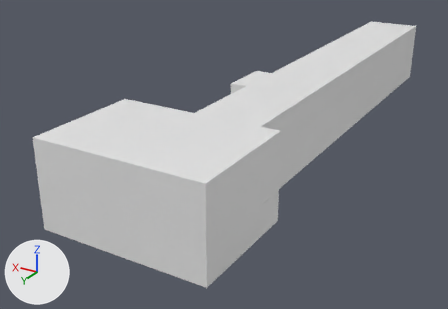
The Blender file Assets/Models/Basement/Basement.blend, before and after one commit.
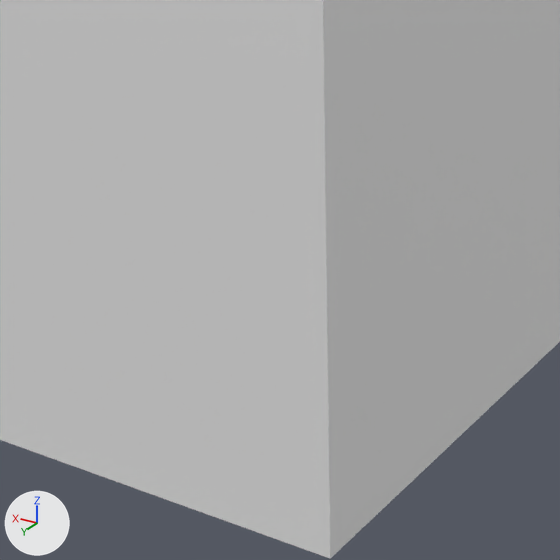
Old and new are each drawn whole from a camera (50 mm lens) standing at (-17.3, 38.8, 17.1) and looking at (5.0, 1.7, -1.4) and again close up on the part from 39% to 51% of the width and 76% to 93% of the height. Arrows for +X, +Y and +Z are at lower left; the lights stay in place.

The older version as bpy lines, for what is in view:
```python
me_cube_001 = bpy.data.meshes.new('Cube.001')
me_cube_001.from_pydata(...)  # 44 vertices, 24 faces; spans x -4.2..6.3, y -23.7..18.5, z -1.0..5.4
ob_basementwalls = bpy.data.objects.new('BasementWalls', me_cube_001)
ob_basementwalls.location = (0.0, 0.0, 0.0)
```
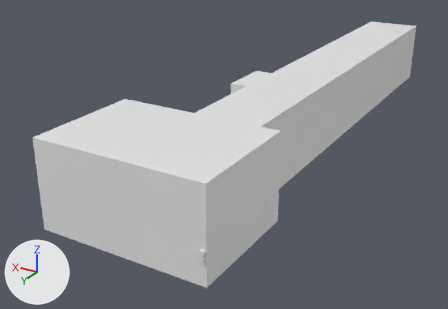
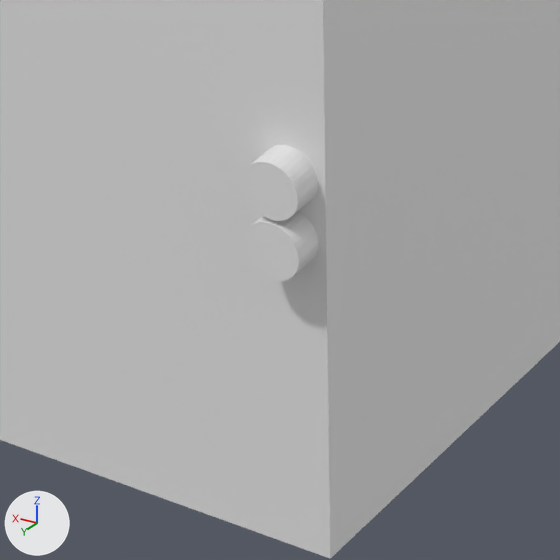
Changed parts and their boxes (x1, y1, x2, y2) in the close-ups (560 x 560 px):
'Cylinder', added: after (242, 145, 318, 221)
'Cylinder.001', added: after (244, 210, 319, 281)

Edits to the bpy script that builds the scene:
```text
Add me_cylinder:
    me_cylinder.from_pydata(...)  # 144 vertices, 218 faces; spans x -0.1..0.1, y -0.1..0.1, z -0.1..0.105
Add ob_cylinder:
    ob_cylinder = bpy.data.objects.new('Cylinder', me_cylinder)
    ob_cylinder.location = (-4.021, 18.557, 1.9)
    ob_cylinder.rotation_euler = (1.571, 0.0, 0.0)  # degrees (90, 0, 0)
    ob_cylinder.scale = (1.4, 1.4, 1.0)
Add ob_cylinder_001:
    ob_cylinder_001 = bpy.data.objects.new('Cylinder.001', me_cylinder.copy())
    ob_cylinder_001.location = (-4.021, 18.557, 1.6)
    ob_cylinder_001.rotation_euler = (1.571, 0.0, 0.0)  # degrees (90, 0, 0)
    ob_cylinder_001.scale = (1.4, 1.4, 1.0)
```
